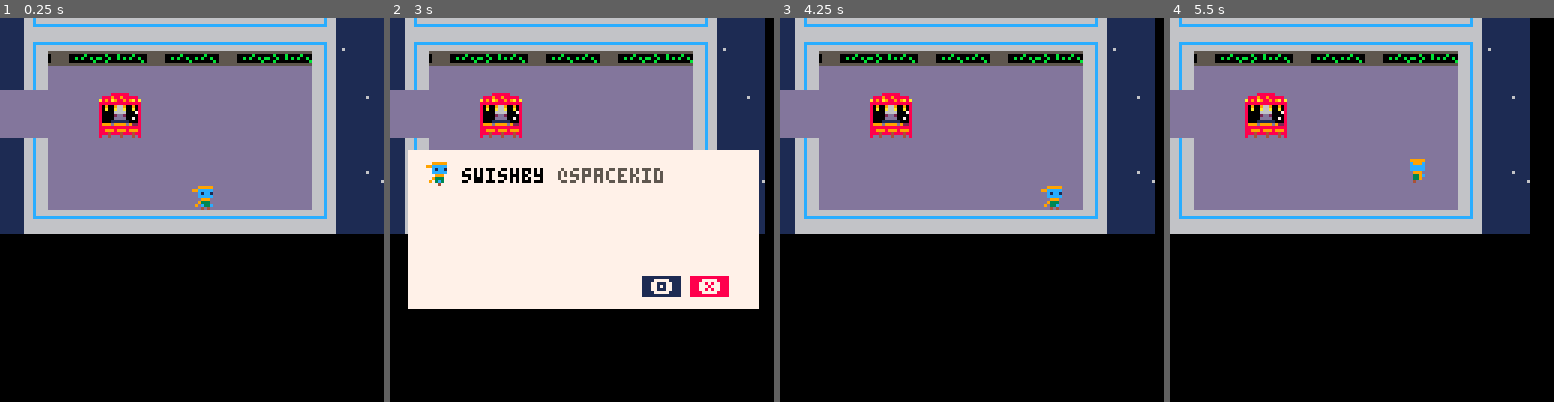
Above: before the commit, frames 1-4 (left to right).
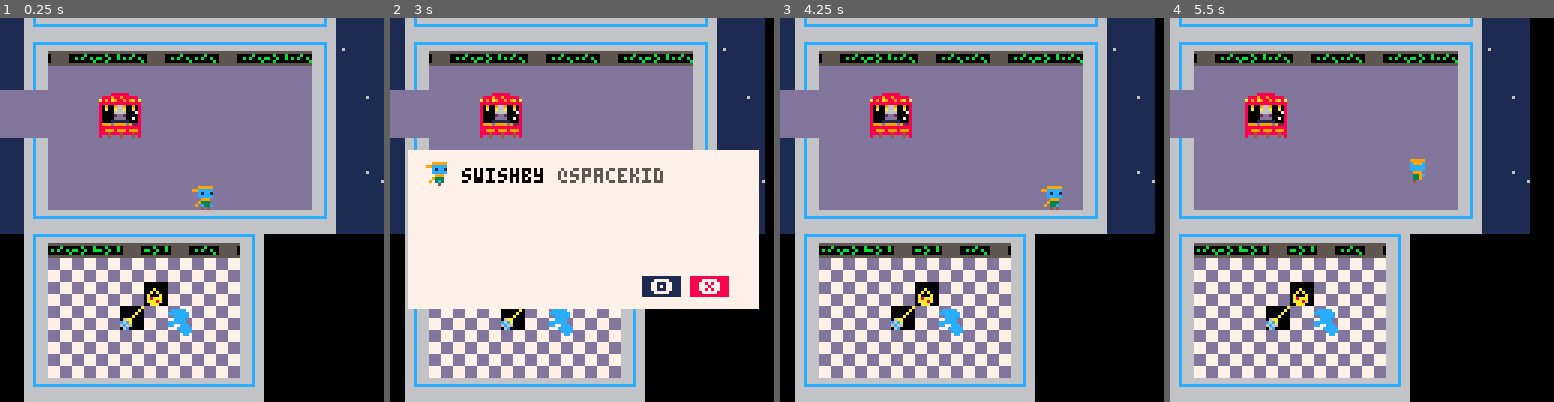
Above: after the commit, the same moments.

Repository: The-Cunning-Folk/verified
Game: PICO-8 cartridge verified.p8
The game is run twice, just before and just after one commit, with the same random seed, the same clock (stepped at 60 frames per second) and the same inputs.
Inputs:
- Up to frame 1 (0.25 s): no input
- Up to frame 2 (3 s): tap X (X key) at 0.33, 1.07, 1.85, 2.97 s; tap O (Z key) at 0.7, 1.7, 2.1, 2.5, 2.9 s; hold Right 1.6-2.1 s; hold Up 2.15-2.42 s; hold Right from 2.47 s (still down)
- Up to frame 3 (4.25 s): release Right at 3.03 s; hold Left 3.08-3.58 s; tap O (Z key) at 3.3, 3.7, 4.1 s; hold Down 3.63-3.97 s; hold Right from 4.02 s (still down); tap X (X key) at 4.08 s
- Up to frame 4 (5.5 s): tap O (Z key) at 4.5, 4.9, 5.3 s; release Right at 4.68 s; hold Up 4.73-5.03 s; hold Left from 5.08 s (still down); tap X (X key) at 5.2 s

The runs differ from the first frame. In frame 1, 26% of the frame differs, in the area x 6-69%, y 56-100%; in frame 2, 15%; in frame 3, 26%; in frame 4, 26%.

Commit message:
animation flags

Diff:
--- a/verified.p8
+++ b/verified.p8
@@ -541,7 +541,7 @@
 
 
 __gff__
-0001030303000303030303030303000000000000000001010100000000000000000000000000030303030000000000000000000000000000000000000000000000010101010000000101010100000000000101010100000000000000000000000000000000000000000000000000000000000000000000000000000000000000
+0001030303000303030303438343800000000000000001418100000000000000000000000040834383030000000000000000000000000000000000000000000000010101010000000101010100000000000101010100000000000000000000000000000000000000000000000000000000000000000000000000000000000000
 0000000000000000000000000000000000000000000000000000000000000000000000000000000000000000000000000000000000000000000000000000000000000000000000000000000000000000000000000000000000000000000000000000000000000000000000000000000000000000000000000000000000000000
 __map__
 474b42424242424242424242424a474700000000000000000000000000000000000000000000000000000000000000000000000000000000000000000000000000000000000000000000000000000000000000000000000000000000000000000000000000000000000000000000000000000000000000000000000000000000
@@ -553,156 +553,156 @@
 4743404040404040404040404044474600000000000000000000000000000000000000000000000000000000000000000000000000000000000000000000000000000000000000000000000000000000000000000000000000000000000000000000000000000000000000000000000000000000000000000000000000000000
 4743404040404040404040404044474700000000000000000000000000000000000000000000000000000000000000000000000000000000000000000000000000000000000000000000000000000000000000000000000000000000000000000000000000000000000000000000000000000000000000000000000000000000
 474b42424242424242424242424a474700000000000000000000000000000000000000000000000000000000000000000000000000000000000000000000000000000000000000000000000000000000000000000000000000000000000000000000000000000000000000000000000000000000000000000000000000000000
-0000000000000000000000000000000000000000000000000000000000000000000000000000000000000000000000000000000000000000000000000000000000000000000000000000000000000000000000000000000000000000000000000000000000000000000000000000000000000000000000000000000000000000
-0000000000000000000000000000000000000000000000000000000000000000000000000000000000000000000000000000000000000000000000000000000000000000000000000000000000000000000000000000000000000000000000000000000000000000000000000000000000000000000000000000000000000000
-0000000000000000000000000000000000000000000000000000000000000000000000000000000000000000000000000000000000000000000000000000000000000000000000000000000000000000000000000000000000000000000000000000000000000000000000000000000000000000000000000000000000000000
-0000000000000000000000000000000000000000000000000000000000000000000000000000000000000000000000000000000000000000000000000000000000000000000000000000000000000000000000000000000000000000000000000000000000000000000000000000000000000000000000000000000000000000
-0000000000000000000000000000000000000000000000000000000000000000000000000000000000000000000000000000000000000000000000000000000000000000000000000000000000000000000000000000000000000000000000000000000000000000000000000000000000000000000000000000000000000000
-0000000000000000000000000000000000000000000000000000000000000000000000000000000000000000000000000000000000000000000000000000000000000000000000000000000000000000000000000000000000000000000000000000000000000000000000000000000000000000000000000000000000000000
-0000000000000000000000000000000000000000000000000000000000000000000000000000000000000000000000000000000000000000000000000000000000000000000000000000000000000000000000000000000000000000000000000000000000000000000000000000000000000000000000000000000000000000
-0000000000000000000000000000000000000000000000000000000000000000000000000000000000000000000000000000000000000000000000000000000000000000000000000000000000000000000000000000000000000000000000000000000000000000000000000000000000000000000000000000000000000000
-0000000000000000000000000000000000000000000000000000000000000000000000000000000000000000000000000000000000000000000000000000000000000000000000000000000000000000000000000000000000000000000000000000000000000000000000000000000000000000000000000000000000000000
-0000000000000000000000000000000000000000000000000000000000000000000000000000000000000000000000000000000000000000000000000000000000000000000000000000000000000000000000000000000000000000000000000000000000000000000000000000000000000000000000000000000000000000
-0000000000000000000000000000000000000000000000000000000000000000000000000000000000000000000000000000000000000000000000000000000000000000000000000000000000000000000000000000000000000000000000000000000000000000000000000000000000000000000000000000000000000000
-0000000000000000000000000000000000000000000000000000000000000000000000000000000000000000000000000000000000000000000000000000000000000000000000000000000000000000000000000000000000000000000000000000000000000000000000000000000000000000000000000000000000000000
-0000000000000000000000000000000000000000000000000000000000000000000000000000000000000000000000000000000000000000000000000000000000000000000000000000000000000000000000000000000000000000000000000000000000000000000000000000000000000000000000000000000000000000
-0000000000000000000000000000000000000000000000000000000000000000000000000000000000000000000000000000000000000000000000000000000000000000000000000000000000000000000000000000000000000000000000000000000000000000000000000000000000000000000000000000000000000000
-0000000000000000000000000000000000000000000000000000000000000000000000000000000000000000000000000000000000000000000000000000000000000000000000000000000000000000000000000000000000000000000000000000000000000000000000000000000000000000000000000000000000000000
-0000000000000000000000000000000000000000000000000000000000000000000000000000000000000000000000000000000000000000000000000000000000000000000000000000000000000000000000000000000000000000000000000000000000000000000000000000000000000000000000000000000000000000
-0000000000000000000000000000000000000000000000000000000000000000000000000000000000000000000000000000000000000000000000000000000000000000000000000000000000000000000000000000000000000000000000000000000000000000000000000000000000000000000000000000000000000000
-0000000000000000000000000000000000000000000000000000000000000000000000000000000000000000000000000000000000000000000000000000000000000000000000000000000000000000000000000000000000000000000000000000000000000000000000000000000000000000000000000000000000000000
-0000000000000000000000000000000000000000000000000000000000000000000000000000000000000000000000000000000000000000000000000000000000000000000000000000000000000000000000000000000000000000000000000000000000000000000000000000000000000000000000000000000000000000
-0000000000000000000000000000000000000000000000000000000000000000000000000000000000000000000000000000000000000000000000000000000000000000000000000000000000000000000000000000000000000000000000000000000000000000000000000000000000000000000000000000000000000000
-0000000000000000000000000000000000000000000000000000000000000000000000000000000000000000000000000000000000000000000000000000000000000000000000000000000000000000000000000000000000000000000000000000000000000000000000000000000000000000000000000000000000000000
-0000000000000000000000000000000000000000000000000000000000000000000000000000000000000000000000000000000000000000000000000000000000000000000000000000000000000000000000000000000000000000000000000000000000000000000000000000000000000000000000000000000000000000
-0000000000000000000000000000000000000000000000000000000000000000000000000000000000000000000000000000000000000000000000000000000000000000000000000000000000000000000000000000000000000000000000000000000000000000000000000000000000000000000000000000000000000000
-…(130 lines of a section not shown)…
+0048535252545254535449000000000000000000000000000000000000000000000000000000000000000000000000000000000000000000000000000000000000000000000000000000000000000000000000000000000000000000000000000000000000000000000000000000000000000000000000000000000000000000
+0043616161616161616144000000000000000000000000000000000000000000000000000000000000000000000000000000000000000000000000000000000000000000000000000000000000000000000000000000000000000000000000000000000000000000000000000000000000000000000000000000000000000000
+0043616161613061616144000000000000000000000000000000000000000000000000000000000000000000000000000000000000000000000000000000000000000000000000000000000000000000000000000000000000000000000000000000000000000000000000000000000000000000000000000000000000000000
+0043616161316162616144000000000000000000000000000000000000000000000000000000000000000000000000000000000000000000000000000000000000000000000000000000000000000000000000000000000000000000000000000000000000000000000000000000000000000000000000000000000000000000
+0043616161616163616144000000000000000000000000000000000000000000000000000000000000000000000000000000000000000000000000000000000000000000000000000000000000000000000000000000000000000000000000000000000000000000000000000000000000000000000000000000000000000000
+0043616161616161616144000000000000000000000000000000000000000000000000000000000000000000000000000000000000000000000000000000000000000000000000000000000000000000000000000000000000000000000000000000000000000000000000000000000000000000000000000000000000000000
+004b42424242424242424a000000000000000000000000000000000000000000000000000000000000000000000000000000000000000000000000000000000000000000000000000000000000000000000000000000000000000000000000000000000000000000000000000000000000000000000000000000000000000000
+0000000000000000000000000000000000000000000000000000000000000000000000000000000000000000000000000000000000000000000000000000000000000000000000000000000000000000000000000000000000000000000000000000000000000000000000000000000000000000000000000000000000000000
+0000000000000000000000000000000000000000000000000000000000000000000000000000000000000000000000000000000000000000000000000000000000000000000000000000000000000000000000000000000000000000000000000000000000000000000000000000000000000000000000000000000000000000
+0000000000000000000000000000000000000000000000000000000000000000000000000000000000000000000000000000000000000000000000000000000000000000000000000000000000000000000000000000000000000000000000000000000000000000000000000000000000000000000000000000000000000000
+0000000000000000000000000000000000000000000000000000000000000000000000000000000000000000000000000000000000000000000000000000000000000000000000000000000000000000000000000000000000000000000000000000000000000000000000000000000000000000000000000000000000000000
+0000000000000000000000000000000000000000000000000000000000000000000000000000000000000000000000000000000000000000000000000000000000000000000000000000000000000000000000000000000000000000000000000000000000000000000000000000000000000000000000000000000000000000
+0000000000000000000000000000000000000000000000000000000000000000000000000000000000000000000000000000000000000000000000000000000000000000000000000000000000000000000000000000000000000000000000000000000000000000000000000000000000000000000000000000000000000000
+0000000000000000000000000000000000000000000000000000000000000000000000000000000000000000000000000000000000000000000000000000000000000000000000000000000000000000000000000000000000000000000000000000000000000000000000000000000000000000000000000000000000000000
+0000000000000000000000000000000000000000000000000000000000000000000000000000000000000000000000000000000000000000000000000000000000000000000000000000000000000000000000000000000000000000000000000000000000000000000000000000000000000000000000000000000000000000
+0000000000000000000000000000000000000000000000000000000000000000000000000000000000000000000000000000000000000000000000000000000000000000000000000000000000000000000000000000000000000000000000000000000000000000000000000000000000000000000000000000000000000000
+0000000000000000000000000000000000000000000000000000000000000000000000000000000000000000000000000000000000000000000000000000000000000000000000000000000000000000000000000000000000000000000000000000000000000000000000000000000000000000000000000000000000000000
+0000000000000000000000000000000000000000000000000000000000000000000000000000000000000000000000000000000000000000000000000000000000000000000000000000000000000000000000000000000000000000000000000000000000000000000000000000000000000000000000000000000000000000
+0000000000000000000000000000000000000000000000000000000000000000000000000000000000000000000000000000000000000000000000000000000000000000000000000000000000000000000000000000000000000000000000000000000000000000000000000000000000000000000000000000000000000000
+0000000000000000000000000000000000000000000000000000000000000000000000000000000000000000000000000000000000000000000000000000000000000000000000000000000000000000000000000000000000000000000000000000000000000000000000000000000000000000000000000000000000000000
+0000000000000000000000000000000000000000000000000000000000000000000000000000000000000000000000000000000000000000000000000000000000000000000000000000000000000000000000000000000000000000000000000000000000000000000000000000000000000000000000000000000000000000
+0000000000000000000000000000000000000000000000000000000000000000000000000000000000000000000000000000000000000000000000000000000000000000000000000000000000000000000000000000000000000000000000000000000000000000000000000000000000000000000000000000000000000000
+0000000000000000000000000000000000000000000000000000000000000000000000000000000000000000000000000000000000000000000000000000000000000000000000000000000000000000000000000000000000000000000000000000000000000000000000000000000000000000000000000000000000000000
+…(130 lines of a section not shown)…
Not shown, changed: 48 lines of the sprite sheet (__gfx__) section of verified.p8
